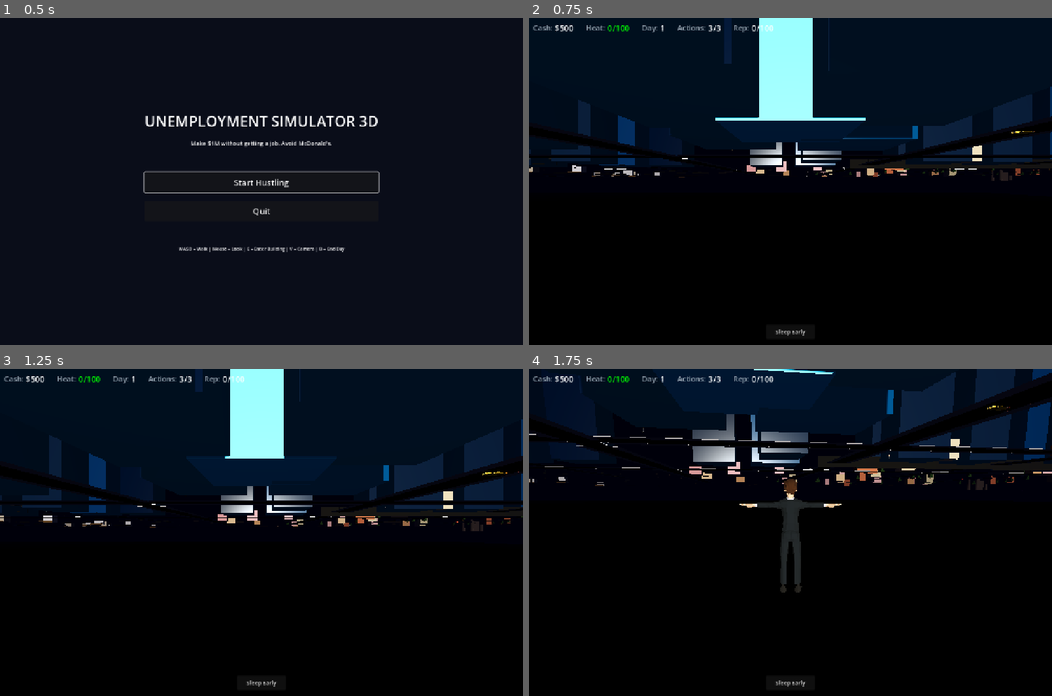
Above: before the commit, frames 1-4 (two rows, left to right).
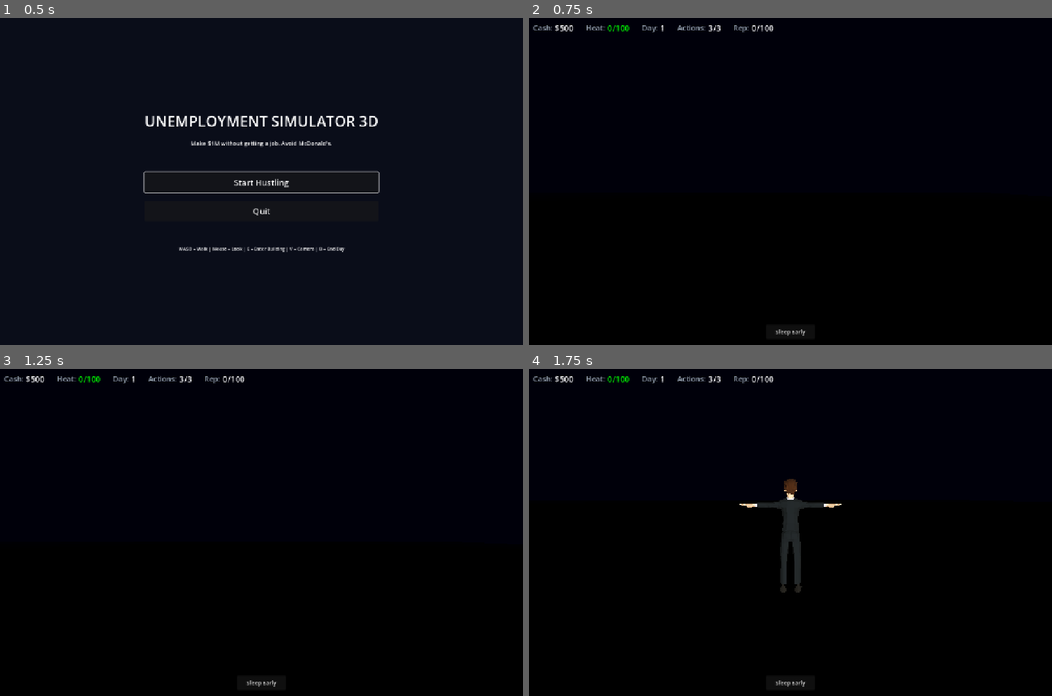
Above: after the commit, the same moments.

Repository: buttergolemcode/unemploymentsimulator
Game: Godot game, scene res://scenes/MainMenu.tscn
The game is run twice, just before and just after one commit, with the same random seed, the same clock (stepped at 60 frames per second) and the same inputs.
Inputs (mouse positions are in pixels of both pictures, inside the frame that each line leads up to):
- Up to frame 1 (0.5 s): no input
- Up to frame 2 (0.75 s): click "Start Hustling" at 0.5 s
- Up to frame 3 (1.25 s): no input
- Up to frame 4 (1.75 s): tap Enter at 1.25 s; move the mouse to (816, 532) at 1.27 s; hold W from 1.28 s (still down); tap V at 1.35 s; click (816, 532) at 1.42 s; tap Space at 1.52 s

Frame 1 is identical in both runs. In frame 2, 11% of the frame differs, in the area x 0-100%, y 0-50%; in frame 3, 11%; in frame 4, 13%, in the area x 0-100%, y 0-37%.
Error after the commit: Parse Error: Cannot find member "SHADOW_CASTING_SETTING_DISABLED" in base "GeometryInstance3D". (res://scripts/WorldBuilder.gd:251)

Commit message:
c371a0f6-3653-4062-9f52-df1cac63e1dc

Diff:
--- a/godot/scripts/WorldBuilder.gd
+++ b/godot/scripts/WorldBuilder.gd
@@ -80,29 +80,40 @@
 static func _init_districts() -> void:
 	if not DISTRICTS.is_empty():
 		return
+	# Polygons aligned with the organic island geography:
+	#   portofino     = NE quadrant (+X, -Z)
+	#   harbor        = SE quadrant (+X, +Z)
+	#   slums_suburbs = W/NW (-X, both Z)
+	#   nyc           = center (around origin)
+	# Boundaries chosen so each polygon roughly covers its spec'd region
+	# without overlapping the others.
 	DISTRICTS = {
 		"portofino": {
-			"color": "#d4a574", "height_min": 8, "height_max": 20, "ground": "#8a7a5a",
+			"color": "#d4a574", "height_min": 8, "height_max": 100, "ground": "#8a7a5a",
 			"polygon": PackedVector2Array([
-				Vector2(-50, -800), Vector2(800, -800), Vector2(800, 100), Vector2(-50, 100)
+				Vector2(0, -1200), Vector2(1300, -1200),
+				Vector2(1300, 0), Vector2(0, 0)
 			])
 		},
 		"nyc": {
 			"color": "#1e293b", "height_min": 40, "height_max": 150, "ground": "#1a1a1a",
 			"polygon": PackedVector2Array([
-				Vector2(-200, -300), Vector2(300, -300), Vector2(300, 400), Vector2(-200, 400)
+				Vector2(-400, -400), Vector2(400, -400),
+				Vector2(400, 400), Vector2(-400, 400)
 			])
 		},
 		"harbor": {
 			"color": "#1c1917", "height_min": 8, "height_max": 20, "ground": "#171717",
 			"polygon": PackedVector2Array([
-				Vector2(100, 100), Vector2(800, 100), Vector2(800, 800), Vector2(100, 800)
+				Vector2(0, 0), Vector2(1300, 0),
+				Vector2(1300, 1300), Vector2(0, 1300)
 			])
 		},
 		"slums_suburbs": {
-			"color": "#5a4030", "height_min": 4, "height_max": 12, "ground": "#2a2a1a",
+			"color": "#5a4030", "height_min": 4, "height_max": 50, "ground": "#2a2a1a",
 			"polygon": PackedVector2Array([
-				Vector2(-800, -800), Vector2(-100, -800), Vector2(-100, 800), Vector2(-800, 800)
+				Vector2(-1300, -1200), Vector2(0, -1200),
+				Vector2(0, 1300), Vector2(-1300, 1300)
 			])
 		},
 	}
@@ -134,10 +145,66 @@
 
 # ============================================================
 # TERRAIN — heightmap mesh + collision grid
-# ============================================================
+# Modular sub-builders: each handles one coloring layer.
+# ============================================================
+
+# Terrain color palette — used for slope/height-based vertex coloring
+const COL_DEEP_SEA   := Color(0.04, 0.18, 0.32)
+const COL_SHALLOW    := Color(0.10, 0.35, 0.50)
+const COL_SAND       := Color(0.78, 0.70, 0.50)
+const COL_GRASS      := Color(0.30, 0.42, 0.20)
+const COL_GRASS_DRY  := Color(0.55, 0.50, 0.28)
+const COL_ROCK       := Color(0.45, 0.40, 0.35)
+const COL_CLIFF      := Color(0.32, 0.28, 0.24)
+const COL_SNOW       := Color(0.92, 0.92, 0.95)
+const COL_URBAN      := Color(0.18, 0.18, 0.20)
+const COL_PORTOFINO  := Color(0.68, 0.55, 0.35)
+const COL_HARBOR     := Color(0.24, 0.22, 0.20)
+const COL_SLUMS      := Color(0.32, 0.24, 0.18)
+const COL_SUBURB     := Color(0.42, 0.48, 0.32)
+
+static func _terrain_color_at(x: float, z: float, h: float, slope: float) -> Color:
+	# Default: by region
+	var dist_id = get_district_at(x, z)
+	var base: Color
+	match dist_id:
+		"nyc":          base = COL_URBAN
+		"harbor":       base = COL_HARBOR
+		"portofino":    base = COL_PORTOFINO
+		"slums_suburbs":
+			# Suburbs (north, z<0) greener, slums (south) browner
+			if z < -150:
+				base = COL_SUBURB
+			else:
+				base = COL_SLUMS
+		_:              base = COL_DEEP_SEA
+	# Below sea level: water
+	if h < -1.0:
+		return COL_DEEP_SEA.lerp(COL_SHALLOW, clamp((-h) / 15.0, 0.0, 1.0))
+	# Shallow water just below 0
+	if h < 0.2:
+		return COL_SHALLOW
+	# Beach: sand near water and flat
+	if h < 2.5 and slope < 0.25:
+		return COL_SAND.lerp(base, clamp((h - 0.2) / 2.3, 0.0, 1.0))
+	# Cliffs on steep slopes (regardless of region, but only above water)
+	if slope > 0.65 and h > 2.0:
+		return COL_CLIFF.lerp(COL_ROCK, clamp((slope - 0.65) / 0.5, 0.0, 1.0))
+	# Rocky slopes
+	if slope > 0.40 and h > 2.0:
+		return base.lerp(COL_ROCK, clamp((slope - 0.40) / 0.25, 0.0, 1.0))
+	# High peaks: rock → snow
+	if h > 55.0:
+		return COL_ROCK.lerp(COL_SNOW, clamp((h - 55.0) / 25.0, 0.0, 1.0))
+	# Mid-elevation in portofino/suburbs: dry grass on drier slopes
+	if dist_id == "portofino" and h > 25.0:
+		return base.lerp(COL_GRASS_DRY, clamp((h - 25.0) / 30.0, 0.0, 1.0))
+	# Default: region color
+	return base
+
 static func _build_terrain(parent: Node3D) -> void:
 	var size = 2700
-	var segs = 150
+	var segs = 250  # higher resolution for smoother terrain features
 	var mesh = PlaneMesh.new()
 	mesh.size = Vector2(size, size)
 	mesh.subdivide_width = segs
@@ -146,61 +213,82 @@
 	surf.create_from(mesh, 0)
 	var mdt = MeshDataTool.new()
 	mdt.create_from_surface(surf.commit(), 0)
+
+	# Pass 1: assign Y from heightmap
 	for i in mdt.get_vertex_count():
 		var v = mdt.get_vertex(i)
 		v.y = terrain_height(v.x, v.z)
 		mdt.set_vertex(i, v)
-		var col: Color
-		var dist_id = get_district_at(v.x, v.z)
-		match dist_id:
-			"nyc": col = Color(0.12, 0.12, 0.14)
-			"harbor": col = Color(0.14, 0.14, 0.14)
-			"portofino": col = Color(0.55, 0.45, 0.30)
-			"slums_suburbs": col = Color(0.20, 0.18, 0.12)
-			_: col = Color(0.08, 0.18, 0.32)
+
+	# Pass 2: compute slope per vertex (gradient from neighbors)
+	# We sample terrain at small offset to compute slope.
+	var sample_step = size / float(segs) * 0.6
+	for i in mdt.get_vertex_count():
+		var v = mdt.get_vertex(i)
+		# Sample heights in +X and +Z direction
+		var hx1 = terrain_height(v.x + sample_step, v.z)
+		var hx0 = terrain_height(v.x - sample_step, v.z)
+		var hz1 = terrain_height(v.x, v.z + sample_step)
+		var hz0 = terrain_height(v.x, v.z - sample_step)
+		var dx = (hx1 - hx0) / (2.0 * sample_step)
+		var dz = (hz1 - hz0) / (2.0 * sample_step)
+		# Slope magnitude (rise / run); 0 = flat, 1 = 45°, >1 = steeper
+		var slope = sqrt(dx * dx + dz * dz)
+		var col = _terrain_color_at(v.x, v.z, v.y, slope)
 		mdt.set_vertex_color(i, col)
-	var final_mesh = ArrayMesh.new()
-	mdt.commit_to_surface(final_mesh)
+
+	# Recompute normals so lighting looks smooth
+	var tmp_mesh = ArrayMesh.new()
+	mdt.commit_to_surface(tmp_mesh)
+	var surf2 = SurfaceTool.new()
+	surf2.create_from(tmp_mesh, 0)
+	surf2.recalculate_normals()
+	surf2.recalculate_tangents()
+	var final_mesh = surf2.commit()
+
 	var mi = MeshInstance3D.new()
 	mi.mesh = final_mesh
-	mi.cast_shadow = GeometryInstance3D.SHADOW_CASTING_SETTING_OFF
+	mi.cast_shadow = GeometryInstance3D.SHADOW_CASTING_SETTING_DISABLED
 	var mat = StandardMaterial3D.new()
 	mat.vertex_color_use_as_albedo = true
 	mat.roughness = 0.95
+	mat.metalness = 0.0
 	mi.material_override = mat
-	# Collision: terrain-following grid
+
+	# Collision: terrain-following grid (smaller cells for cliffs/bays)
 	var terrain_body = StaticBody3D.new()
 	terrain_body.name = "TerrainGround"
-	var grid = 60
-	for gx in range(-1300, 1301, grid):
-		for gz in range(-1300, 1301, grid):
+	var grid = 35  # finer collision grid for cliffs and bays
+	for gx in range(-1350, 1351, grid):
+		for gz in range(-1350, 1351, grid):
 			var h = terrain_height(gx, gz)
-			if h < -1:
-				continue
+			if h < -1.5:
+				continue  # sea — no collision (water plane handles it)
 			var rcol = CollisionShape3D.new()
 			var rshape = BoxShape3D.new()
-			rshape.size = Vector3(grid, 1.0, grid)
+			rshape.size = Vector3(grid, 1.5, grid)
 			rcol.shape = rshape
-			rcol.position = Vector3(gx, h - 0.5, gz)
+			rcol.position = Vector3(gx, h - 0.75, gz)
 			terrain_body.add_child(rcol)
 	parent.add_child(terrain_body)
 	parent.add_child(mi)
 
 # ============================================================
-# SEA — water plane around island
+# SEA — large water plane around island
 # ============================================================
 static func _build_sea(parent: Node3D) -> void:
 	var plane = PlaneMesh.new()
-	plane.size = Vector2(4000, 4000)
+	plane.size = Vector2(4500, 4500)
 	var mat = StandardMaterial3D.new()
-	mat.albedo_color = Color(0.08, 0.30, 0.45, 0.85)
+	mat.albedo_color = Color(0.06, 0.28, 0.42, 0.88)
 	mat.transparency = BaseMaterial3D.TRANSPARENCY_ALPHA
-	mat.roughness = 0.15
-	mat.metalness = 0.4
+	mat.roughness = 0.12
+	mat.metalness = 0.55
+	mat.shading_mode = BaseMaterial3D.SHADING_MODE_PER_PIXEL
 	plane.material = mat
 	var mi = MeshInstance3D.new()
 	mi.mesh = plane
-	mi.position = Vector3(0, -3.0, 0)
+	mi.position = Vector3(0, -2.8, 0)
 	parent.add_child(mi)
 
 # ============================================================
Binary file changed: godot/assets/heightmap.png
Binary file changed: godot/assets/heightmap_preview.png
Not shown, added: scripts/fix_worldbuilder_indent.py
Not shown, changed: scripts/generate_heightmap.py
Not shown, added: worklog.md
